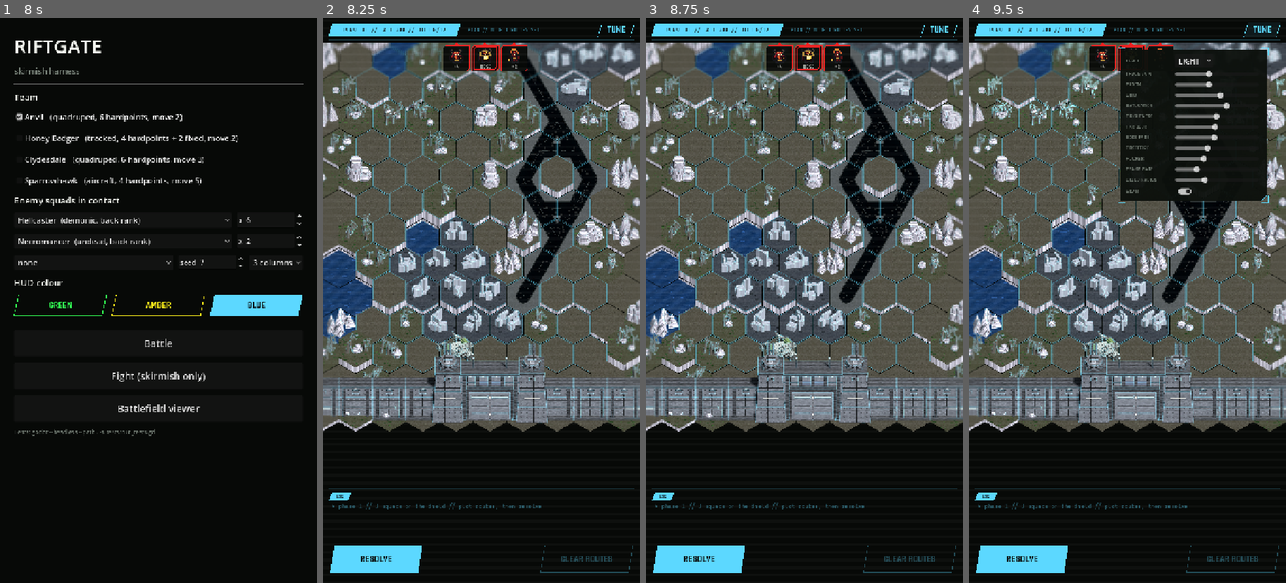
Above: before the commit, frames 1-4 (left to right).
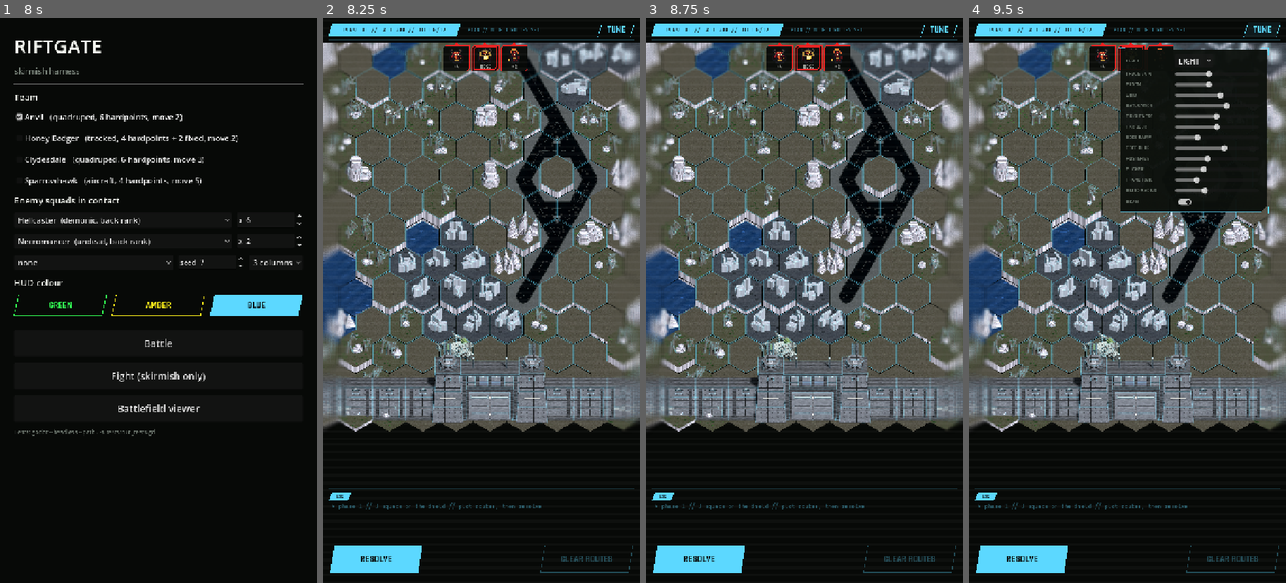
Above: after the commit, the same moments.

Repository: ryanjdmartin/riftgate
Game: Godot game, scene res://game/harness.tscn
Two runs of this game, one before a commit and one after it. Both use one fixed random seed, a clock stepped at 60 frames per second and the inputs below.
Inputs:
- Up to frame 1 (8 s): click "Anvil (quadruped, 6 hardpoint…" at 0.5 s; click "Honey Badger (tracked, 4 hard…" at 1.25 s; click "Clydesdale (quadruped, 6 hard…" at 2 s; click "Sparrowhawk (aircraft, 4 hard…" at 2.75 s; click "Ghoul (undead, front rank)" at 3.5 s; click "none" at 4.25 s; click "3 columns" at 5 s; click "GREEN" at 5.75 s; click "AMBER" at 6.5 s; click "BLUE" at 7.25 s
- Up to frame 2 (8.25 s): click "Battle" at 8 s
- Up to frame 3 (8.75 s): no input
- Up to frame 4 (9.5 s): click "TUNE" at 8.75 s

Frame 1 is identical in both runs. In frame 2, 3.2% of the frame differs, in the area x 0-100%, y 4-74%; in frame 3, 3.3%; in frame 4, 4.6%.

Commit message:
The side blur reaches full strength fast; the scan light snaps on ahead of the bar and decays in its wake, with more contrast
edge_fade is now the distance over which the side blur reaches its maximum (smaller is harder), with its own edge_blur strength and tuner sliders. The trace shader lights with a short lead ahead of the scan bar and a long tail behind it, at more contrast, so the bar reads as leaving light in its wake.

Co-Authored-By: Claude Fable 5.1 <noreply@anthropic.com>

Diff:
--- a/game/battle/bleed.gdshader
+++ b/game/battle/bleed.gdshader
@@ -30,8 +30,8 @@
 uniform float focus_falloff = 180.0;         // map pixels over which the blur reaches its maximum
 uniform float blur_max = 3.0;                // the blur's tap spacing at its maximum, in screen pixels
 uniform vec2 play_x = vec2(0.0, 1.0);        // the playable field's left and right, in map pixels
-uniform float edge_fade = 300.0;             // map pixels past the field over which the scenery softens away
-uniform float edge_blur = 5.0;               // the side blur's maximum, stronger than the far one
+uniform float edge_fade = 90.0;              // map pixels past the field over which the side blur reaches full strength (smaller is harder)
+uniform float edge_blur = 6.0;               // the side blur's maximum, stronger than the far one
 
 float bleed_at(vec2 px) {
 	float m = 1.0 - clamp((px.y - grad.x) / max(1.0, grad.y - grad.x), 0.0, 1.0);
--- a/game/battle/map_tuner.gd
+++ b/game/battle/map_tuner.gd
@@ -23,8 +23,9 @@
 	_slider("GRID", 0.0, 1.0, 0.55, func(v: float) -> void: _m3d().set_grid(v))
 	_slider("SATURATION", 0.0, 1.6, 1.0, func(v: float) -> void: _map.tune("saturation", v))
 	_slider("BRIGHTNESS", 0.4, 1.6, 1.0, func(v: float) -> void: _map.tune("brightness", v))
-	_slider("FAR BLUR", 0.0, 5.0, 2.4, func(v: float) -> void: _map.tune("blur_max", v))
-	_slider("EDGE FADE", 40.0, 400.0, 210.0, func(v: float) -> void: _map.tune("edge_fade", v))
+	_slider("FAR BLUR", 0.0, 6.0, 3.0, func(v: float) -> void: _map.tune("blur_max", v))
+	_slider("EDGE RAMP", 20.0, 300.0, 90.0, func(v: float) -> void: _map.tune("edge_fade", v))   # smaller is harder
+	_slider("EDGE BLUR", 0.0, 10.0, 6.0, func(v: float) -> void: _map.tune("edge_blur", v))
 	_slider("POSTERIZE", 2.0, 10.0, 5.0, func(v: float) -> void: _map.tune("levels", v))
 	_slider("FLICKER", 0.0, 3.0, 1.0, func(v: float) -> void: _map.tune("flicker", v))
 	_slider("FRAME RATE", 0.2, 6.0, 1.6, func(v: float) -> void: _map.tune("anim_rate", v))
--- a/game/battle/trace.gdshader
+++ b/game/battle/trace.gdshader
@@ -7,11 +7,12 @@
 render_mode unshaded, cull_disabled, blend_add, depth_draw_never;
 
 uniform vec3 color : source_color = vec3(0.2, 1.0, 0.33);
-uniform float base = 0.4;        // steady brightness
-uniform float pulse = 1.8;       // the extra under the scan: past the bloom threshold, so it lights
+uniform float base = 0.32;       // steady brightness
+uniform float pulse = 2.6;       // the extra at the scan's leading edge: well past the bloom threshold
 uniform float gain = 1.0;        // the tuner's overall multiplier
-uniform float sweep_z = -1.0e6;  // world z of the scan band
-uniform float band = 90.0;       // half width of the brightened band, in world units
+uniform float sweep_z = -1.0e6;  // world z of the scan band (it moves toward +z, down the screen)
+uniform float lead = 14.0;       // world units the light reaches ahead of the band: it snaps on
+uniform float tail = 160.0;      // world units the light lingers behind it: it fades in the wake
 
 varying vec3 wpos;
 
@@ -20,8 +21,9 @@
 }
 
 void fragment() {
-	float d = (wpos.z - sweep_z) / band;
-	float w = exp(-d * d);
+	// Light snaps on just ahead of the band and decays behind it, like a wake.
+	float d = wpos.z - sweep_z;
+	float w = (d > 0.0) ? exp(-(d / lead) * (d / lead)) : exp(d / tail * 2.2);
 	float k = (base + pulse * w) * gain;
 	ALBEDO = color * min(k, 1.0);
 	EMISSION = color * k * 1.1;   // over 1 under the band, where the glow pass blooms it
